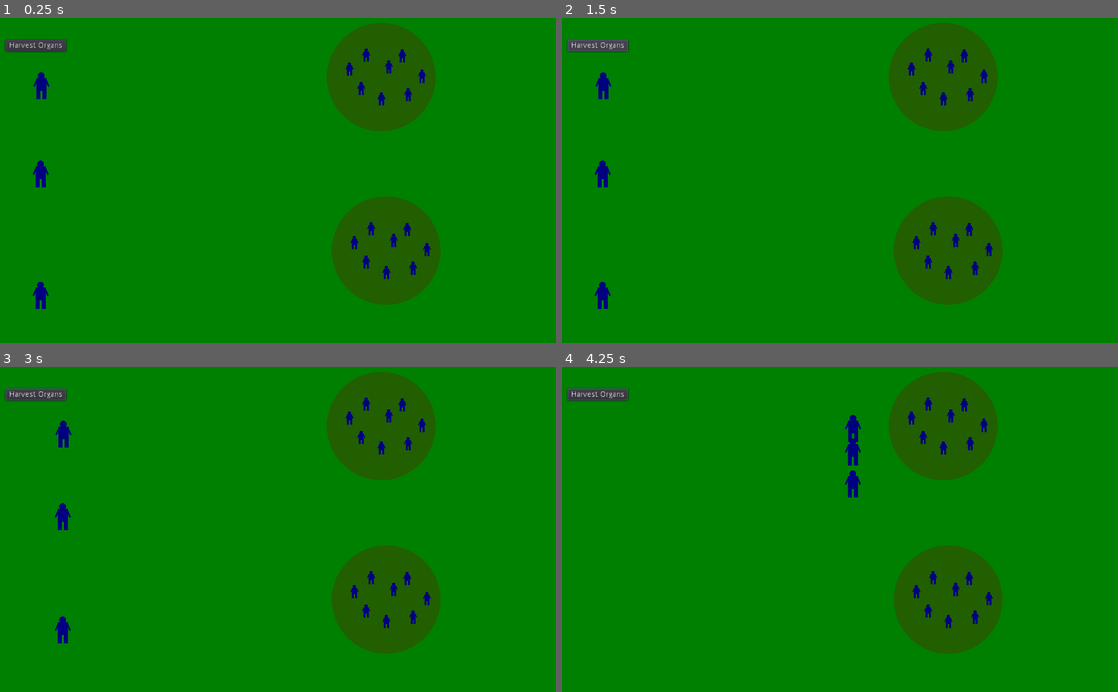
Above: before the commit, frames 1-4 (two rows, left to right).
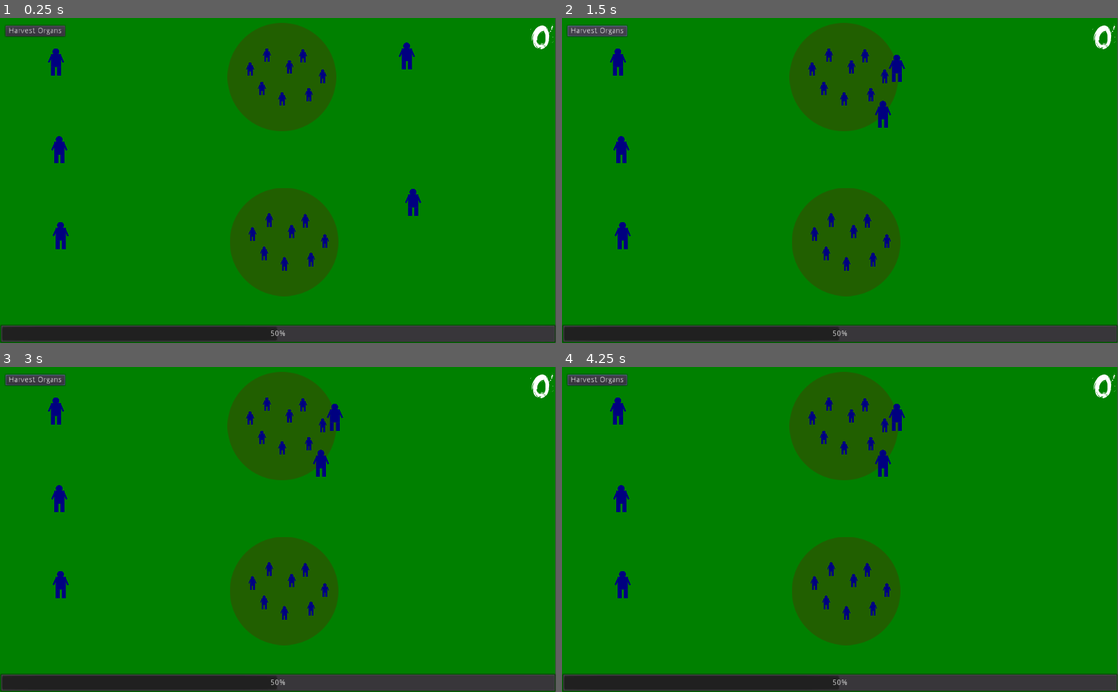
Above: after the commit, the same moments.

Repository: nwforrer/ld44
Game: Godot game, scene res://maps/MainMap.tscn
Same seed, same stepped clock (60 frames per second), same inputs: the game is played once before the commit and once after it.
Inputs (mouse positions are in pixels of both pictures, inside the frame that each line leads up to):
- Up to frame 1 (0.25 s): no input
- Up to frame 2 (1.5 s): click "Harvest Organs" at 0.5 s; click "Harvest Organs" at 1.25 s
- Up to frame 3 (3 s): click "Harvest Organs" at 2 s; tap Enter at 2.75 s; move the mouse to (383, 425) at 2.77 s; click (383, 425) at 2.92 s
- Up to frame 4 (4.25 s): move the mouse to (945, 601) at 3.52 s; click (945, 601) at 3.67 s

The runs differ from the first frame. In frame 1, 27% of the frame differs, in the area x 0-100%, y 1-100%; in frame 2, 27%; in frame 3, 27%; in frame 4, 27%.

Commit message:
Add basic ai

Diff:
--- /dev/null
+++ b/ai/EnemyHarvesters.gd
@@ -0,0 +1,33 @@
+extends Node
+
+export (NodePath) var areas_path
+
+signal enemy_harvest
+
+var areas
+var harvesters_ready = []
+
+func _ready():
+	if areas_path == null:
+		print("ERROR: areas_path is empty on ", name)
+
+	areas = get_node(areas_path)
+
+	for harvester in $Harvesters.get_children():
+		harvester.connect("harvest_complete", self, "_on_Harvest_complete", [harvester])
+		harvesters_ready.append(harvester)
+
+func _process(delta):
+	if $WaitTimer.is_stopped():
+		harvesters_ready.clear()
+		send_harvesters()
+		$WaitTimer.start()
+
+func send_harvesters():
+	var target = areas.get_child(0)
+	get_tree().call_group("EnemyHarvester", "move_to_target", target)
+
+func _on_Harvest_complete(target:HarvestArea, harvester):
+	harvesters_ready.append(harvester)
+	if target.harvest_body():
+		emit_signal("enemy_harvest")
--- /dev/null
+++ b/ai/EnemyHarvesters.tscn
@@ -0,0 +1,19 @@
+[gd_scene load_steps=3 format=2]
+
+[ext_resource path="res://ai/EnemyHarvesters.gd" type="Script" id=1]
+[ext_resource path="res://bodies/EnemyHarvester.tscn" type="PackedScene" id=2]
+
+[node name="EnemyHarvesters" type="Node"]
+script = ExtResource( 1 )
+
+[node name="Harvesters" type="Node" parent="."]
+
+[node name="EnemyHarvester" parent="Harvesters" instance=ExtResource( 2 )]
+position = Vector2( 825.04, 401.47 )
+
+[node name="EnemyHarvester2" parent="Harvesters" instance=ExtResource( 2 )]
+position = Vector2( 810.307, 60.1591 )
+
+[node name="WaitTimer" type="Timer" parent="."]
+wait_time = 15.0
+one_shot = true
--- /dev/null
+++ b/bodies/EnemyHarvester.tscn
@@ -0,0 +1,7 @@
+[gd_scene load_steps=2 format=2]
+
+[ext_resource path="res://bodies/Harvester.tscn" type="PackedScene" id=1]
+
+[node name="EnemyHarvester" groups=[
+"EnemyHarvester",
+] instance=ExtResource( 1 )]
--- a/bodies/Harvester.tscn
+++ b/bodies/Harvester.tscn
@@ -7,9 +7,7 @@
 radius = 19.4509
 height = 55.1206
 
-[node name="Harvester" type="KinematicBody2D" groups=[
-"Harvester",
-]]
+[node name="Harvester" type="KinematicBody2D"]
 scale = Vector2( 0.5, 0.5 )
 collision_mask = 0
 script = ExtResource( 1 )
--- /dev/null
+++ b/bodies/PlayerHarvester.tscn
@@ -0,0 +1,7 @@
+[gd_scene load_steps=2 format=2]
+
+[ext_resource path="res://bodies/Harvester.tscn" type="PackedScene" id=1]
+
+[node name="PlayerHarvester" groups=[
+"PlayerHarvester",
+] instance=ExtResource( 1 )]
--- a/maps/MainMap.gd
+++ b/maps/MainMap.gd
@@ -7,8 +7,13 @@
 		harvester.connect("harvest_complete", self, "_on_Harvest_complete")
 
 func _on_Area_clicked(target:HarvestArea):
-	get_tree().call_group("Harvester", "move_to_target", target)
+	get_tree().call_group("PlayerHarvester", "move_to_target", target)
 
 func _on_Harvest_complete(target:HarvestArea):
 	if target.harvest_body():
 		$UI.harvest_body()
+		$UI.update_territory()
+
+
+func _on_EnemyHarvesters_enemy_harvest():
+	$UI.enemy_harvest_body()
--- a/maps/MainMap.tscn
+++ b/maps/MainMap.tscn
@@ -1,35 +1,40 @@
-[gd_scene load_steps=6 format=2]
+[gd_scene load_steps=7 format=2]
 
 [ext_resource path="res://maps/MainMap.gd" type="Script" id=1]
-[ext_resource path="res://maps/grass_bg.png" type="Texture" id=2]
-[ext_resource path="res://interactions/Area.tscn" type="PackedScene" id=3]
-[ext_resource path="res://bodies/Harvester.tscn" type="PackedScene" id=4]
-[ext_resource path="res://ui/UI.tscn" type="PackedScene" id=5]
+[ext_resource path="res://ui/UI.tscn" type="PackedScene" id=2]
+[ext_resource path="res://maps/grass_bg.png" type="Texture" id=3]
+[ext_resource path="res://interactions/Area.tscn" type="PackedScene" id=4]
+[ext_resource path="res://bodies/PlayerHarvester.tscn" type="PackedScene" id=5]
+[ext_resource path="res://ai/EnemyHarvesters.tscn" type="PackedScene" id=6]
 
 [node name="MainMap" type="Node2D"]
 script = ExtResource( 1 )
 
+[node name="UI" parent="." instance=ExtResource( 2 )]
+
 [node name="grass_bg" type="Sprite" parent="."]
 position = Vector2( 511, 304 )
-texture = ExtResource( 2 )
+texture = ExtResource( 3 )
 
 [node name="Areas" type="Node" parent="."]
 
-[node name="Area" parent="Areas" instance=ExtResource( 3 )]
-position = Vector2( 702.071, 109.059 )
+[node name="Area" parent="Areas" instance=ExtResource( 4 )]
+position = Vector2( 519.138, 109.059 )
 
-[node name="Area2" parent="Areas" instance=ExtResource( 3 )]
-position = Vector2( 711.159, 429.422 )
+[node name="Area2" parent="Areas" instance=ExtResource( 4 )]
+position = Vector2( 523.315, 413.461 )
 
 [node name="Harvesters" type="Node" parent="."]
 
-[node name="Harvester" parent="Harvesters" instance=ExtResource( 4 )]
-position = Vector2( 76.249, 125.358 )
+[node name="PlayerHarvester" parent="Harvesters" instance=ExtResource( 5 )]
+position = Vector2( 111.724, 401.47 )
 
-[node name="Harvester2" parent="Harvesters" instance=ExtResource( 4 )]
-position = Vector2( 74.9566, 288.195 )
+[node name="PlayerHarvester2" parent="Harvesters" instance=ExtResource( 5 )]
+position = Vector2( 109.269, 243.092 )
 
-[node name="Harvester3" parent="Harvesters" instance=ExtResource( 4 )]
-position = Vector2( 74.9566, 511.773 )
+[node name="PlayerHarvester3" parent="Harvesters" instance=ExtResource( 5 )]
+position = Vector2( 103.13, 81.0307 )
 
-[node name="UI" parent="." instance=ExtResource( 5 )]
+[node name="EnemyHarvesters" parent="." instance=ExtResource( 6 )]
+areas_path = NodePath("../Areas")
+[connection signal="enemy_harvest" from="EnemyHarvesters" to="." method="_on_EnemyHarvesters_enemy_harvest"]
--- a/ui/UI.gd
+++ b/ui/UI.gd
@@ -1,14 +1,21 @@
-extends Control
+extends CanvasLayer
 
 var bodies
 
 func _ready():
 	bodies = 0
+	$TerritoryBar.value = $TerritoryBar.max_value / 2
 	_update_body_count()
 
 func harvest_body():
 	bodies += 1
 	_update_body_count()
 
+func enemy_harvest_body():
+	$TerritoryBar.value -= 1
+
+func update_territory():
+	$TerritoryBar.value += 1
+
 func _update_body_count():
 	$BodyCount.text = str(bodies)
--- a/ui/UI.tscn
+++ b/ui/UI.tscn
@@ -1,21 +1,37 @@
-[gd_scene load_steps=2 format=2]
+[gd_scene load_steps=4 format=2]
 
 [ext_resource path="res://ui/UI.gd" type="Script" id=1]
+[ext_resource path="res://fonts/youmurdererbb_reg.ttf" type="DynamicFontData" id=2]
 
-[node name="UI" type="Control"]
-anchor_right = 1.0
-anchor_bottom = 1.0
+[sub_resource type="DynamicFont" id=1]
+size = 98
+font_data = ExtResource( 2 )
+
+[node name="UI" type="CanvasLayer"]
 script = ExtResource( 1 )
 
 [node name="Harvest Organs" type="Button" parent="."]
 margin_left = 10.0
-margin_top = 40.0
-margin_right = 122.0
-margin_bottom = 62.0
+margin_top = 14.0
+margin_right = 120.0
+margin_bottom = 34.0
 text = "Harvest Organs"
 
 [node name="BodyCount" type="Label" parent="."]
 anchor_left = 1.0
 anchor_right = 1.0
-margin_left = -40.0
-margin_bottom = 14.0
+margin_left = -47.0
+margin_top = -4.0
+margin_right = -10.0
+margin_bottom = 78.0
+grow_horizontal = 0
+custom_fonts/font = SubResource( 1 )
+text = "0"
+align = 2
+
+[node name="TerritoryBar" type="ProgressBar" parent="."]
+anchor_top = 1.0
+anchor_right = 1.0
+anchor_bottom = 1.0
+margin_top = -34.0
+max_value = 50.0
Not shown, added: fonts/font info.txt
Binary file added: fonts/youmurdererbb_reg.ttf
